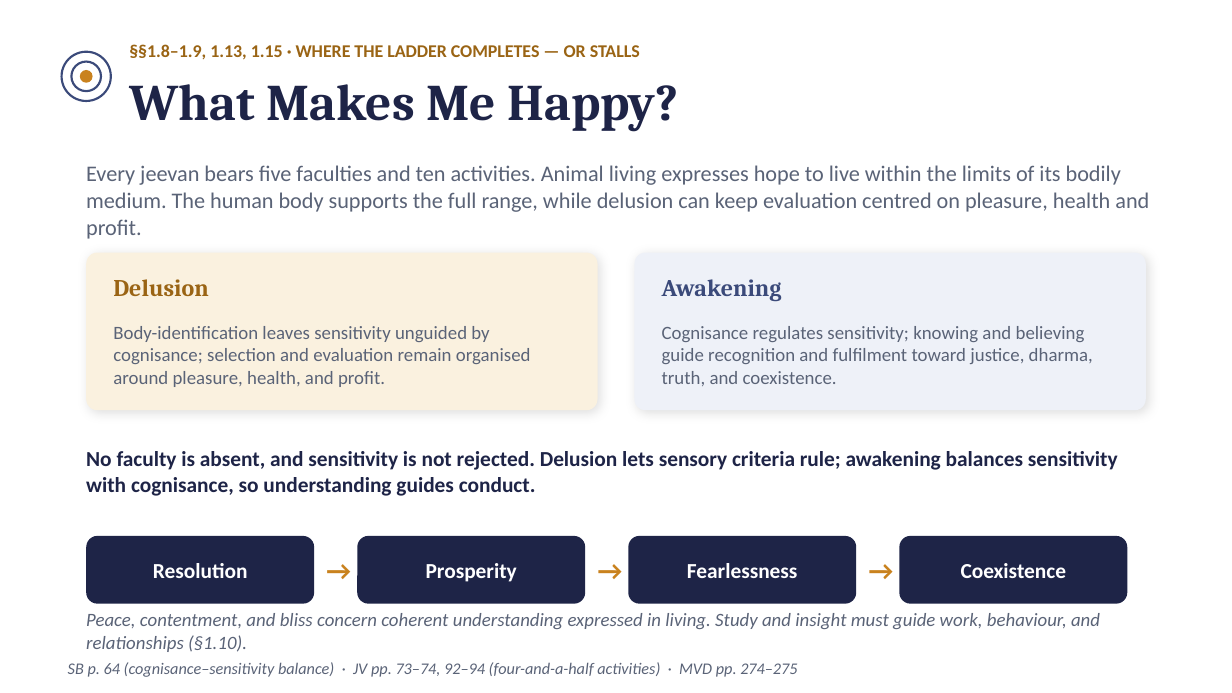
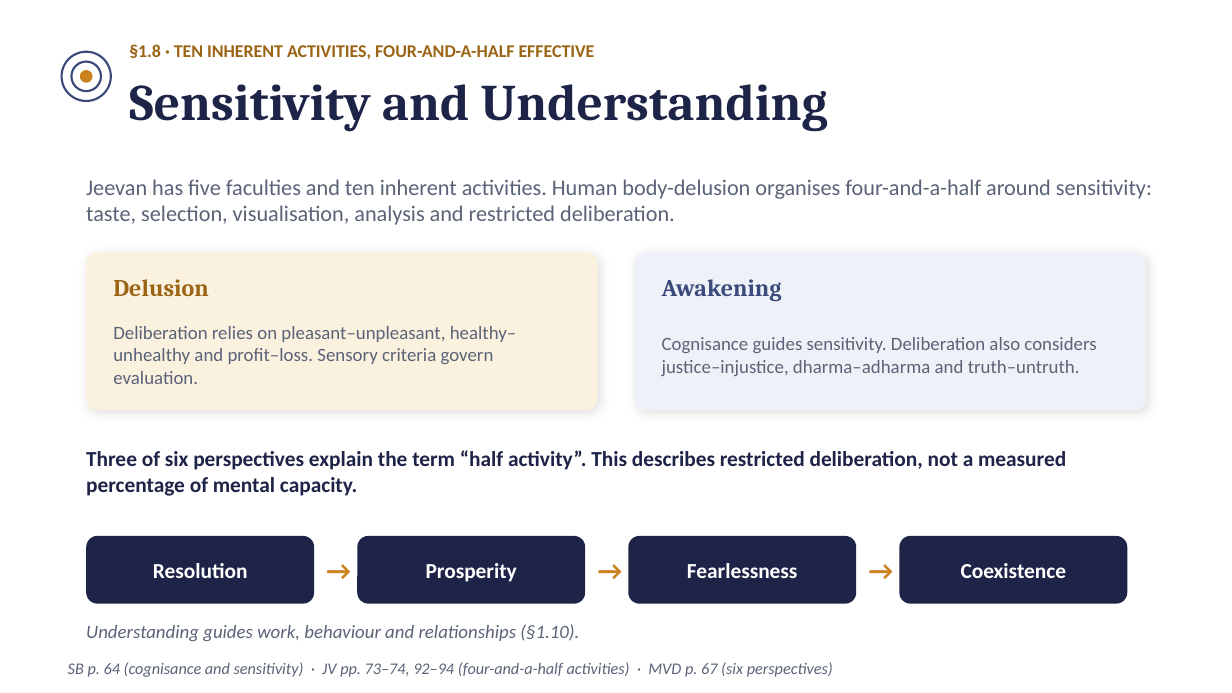
Before and after one commit to raghavamohan/AnalyticMadhyasthDarshan, a slide deck: slide 18 of Studies/The-Ontology-of-Coexistence/The-Ontology-of-Existence-Madhyasth-Darshan.pptx (slide 20 before the commit). Drawn at 1232x693 pixels with LibreOffice and Linux fonts; fonts in the diff are those of the drawing. Boxes give left, top, right and bottom in pixels: in the first picture for what was removed or moved away, otherwise in the second. Text is boxed around its words. In the diff, an @@ line names an element or a change of style, - is before the commit and + after.

Commit message:
Harmonize ontology presentations with the revised study

```diff
--- a/Studies/The-Ontology-of-Coexistence/The-Ontology-of-Existence-Madhyasth-Darshan.pptx
+++ b/Studies/The-Ontology-of-Coexistence/The-Ontology-of-Existence-Madhyasth-Darshan.pptx
@@ text at (129,44,595,60): text changed @@
-§§1.8–1.9, 1.13, 1.15 · WHERE THE LADDER COMPLETES — OR STALLS
+§1.8 · TEN INHERENT ACTIVITIES, FOUR-AND-A-HALF EFFECTIVE
@@ text at (129,84,828,131): text changed @@
-What Makes Me Happy?
+Sensitivity and Understanding
@@ text at (86,179,1152,225): text changed @@
-Every jeevan bears five faculties and ten activities. Animal living expresses hope to live within the limits of its bodily medium. The human body supports the full range, while delusion can keep evaluation centred on pleasure, health and profit.
+Jeevan has five faculties and ten inherent activities. Human body-delusion organises four-and-a-half around sensitivity: taste, selection, visualisation, analysis and restricted deliberation.
@@ text at (113,326,516,384): text changed @@
-Body-identification leaves sensitivity unguided by cognisance; selection and evaluation remain organised around pleasure, health, and profit.
+Deliberation relies on pleasant–unpleasant, healthy–unhealthy and profit–loss. Sensory criteria govern evaluation.
@@ text at (662,337,1096,376): text changed @@
-Cognisance regulates sensitivity; knowing and believing guide recognition and fulfilment toward justice, dharma, truth, and coexistence.
+Cognisance guides sensitivity. Deliberation also considers justice–injustice, dharma–adharma and truth–untruth.
@@ text at (86,450,1066,496): text changed @@
-No faculty is absent, and sensitivity is not rejected. Delusion lets sensory criteria rule; awakening balances sensitivity with cognisance, so understanding guides conduct.
+Three of six perspectives explain the term “half activity”. This describes restricted deliberation, not a measured percentage of mental capacity.
@@ text at (86,624,579,641): text changed @@
-Peace, contentment, and bliss concern coherent understanding expressed in living. Study and insight must guide work, behaviour, and relationships (§1.10).
+Understanding guides work, behaviour and relationships (§1.10).
@@ text at (68,662,833,677): text changed @@
-SB p. 64 (cognisance–sensitivity balance) · JV pp. 73–74, 92–94 (four-and-a-half activities) · MVD pp. 274–275
+SB p. 64 (cognisance and sensitivity) · JV pp. 73–74, 92–94 (four-and-a-half activities) · MVD p. 67 (six perspectives)
```
Also in this commit, not shown: 12 other slides changed, 14 other files.
